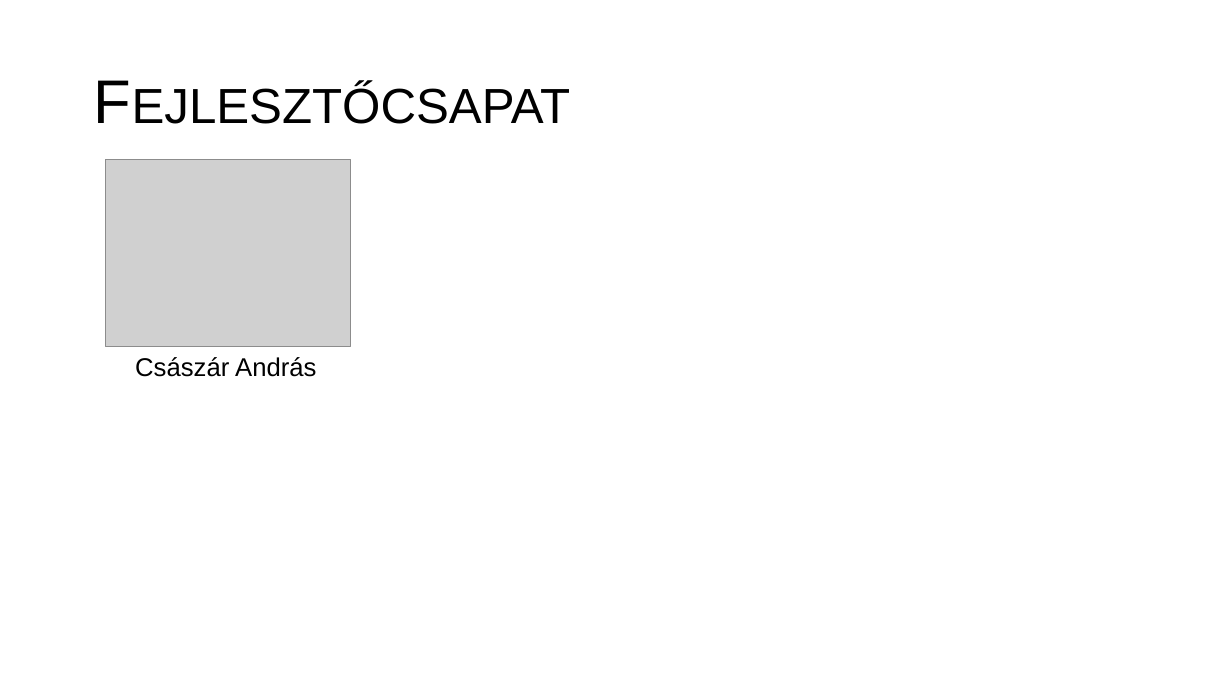
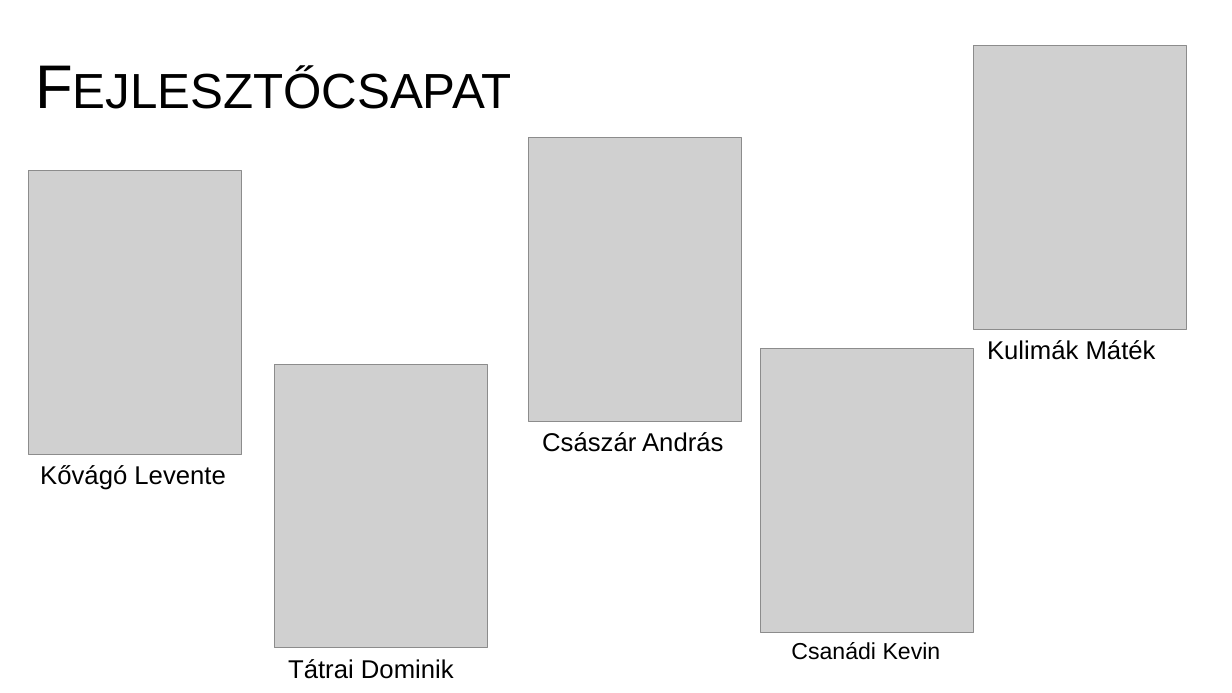
Before and after one commit to WR0NGTH3HU4/Informee, a slide deck: slide 2 of powerpoint/Informee.pptx. Drawn at 1232x693 pixels with LibreOffice and Linux fonts; fonts in the diff are those of the drawing; grey boxes stand for pictures. Boxes give left, top, right and bottom in pixels: in the first picture for what was removed or moved away, otherwise in the second. Text is boxed around its words. In the diff, an @@ line names an element or a change of style, - is before the commit and + after.

Commit message:
A projekten dolgozó fejlesztők képeinek beimportálása a ppt-be

```diff
--- a/powerpoint/Informee.pptx
+++ b/powerpoint/Informee.pptx
@@ title "Fejlesztőcsapat" moved from (x1=85, y1=37, x2=616, y2=171) to (x1=26, y1=21, x2=557, y2=155) @@
@@ picture added at (x1=973, y1=46, x2=1186, y2=330) @@
@@ picture resized from (x1=105, y1=159, x2=350, y2=347) to (x1=529, y1=138, x2=741, y2=421) @@
@@ picture added at (x1=29, y1=171, x2=241, y2=455) @@
@@ picture added at (x1=761, y1=348, x2=973, y2=632) @@
@@ text added at (x1=987, y1=340, x2=1156, y2=360), 20 pt, text #000000 @@
+Kulimák Máték
@@ picture added at (x1=274, y1=364, x2=487, y2=648) @@
@@ text "Császár András" moved from (x1=135, y1=357, x2=316, y2=377) to (x1=542, y1=432, x2=723, y2=452) @@
@@ text added at (x1=40, y1=465, x2=225, y2=490), 20 pt, text #000000 @@
+Kővágó Levente
@@ text added at (x1=288, y1=659, x2=454, y2=679), 20 pt, text #000000 @@
+Tátrai Dominik
@@ text added at (x1=791, y1=642, x2=941, y2=660), 18 pt, text #000000 @@
+Csanádi Kevin
```
Also in this commit, not shown: 4 other files.
